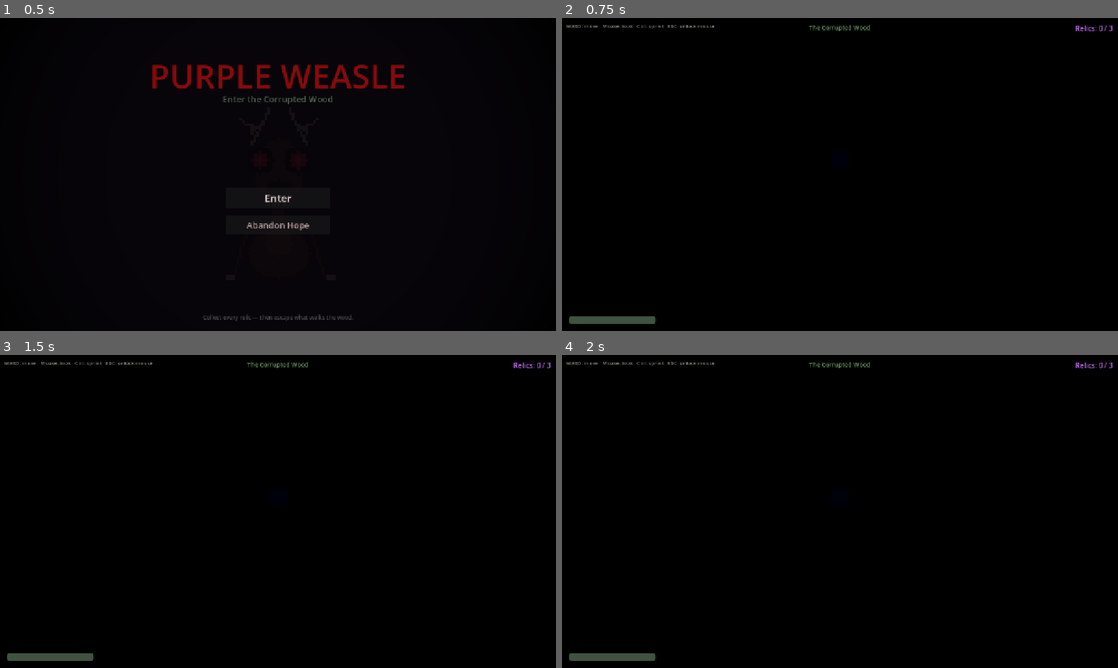
Above: before the commit, frames 1-4 (two rows, left to right).
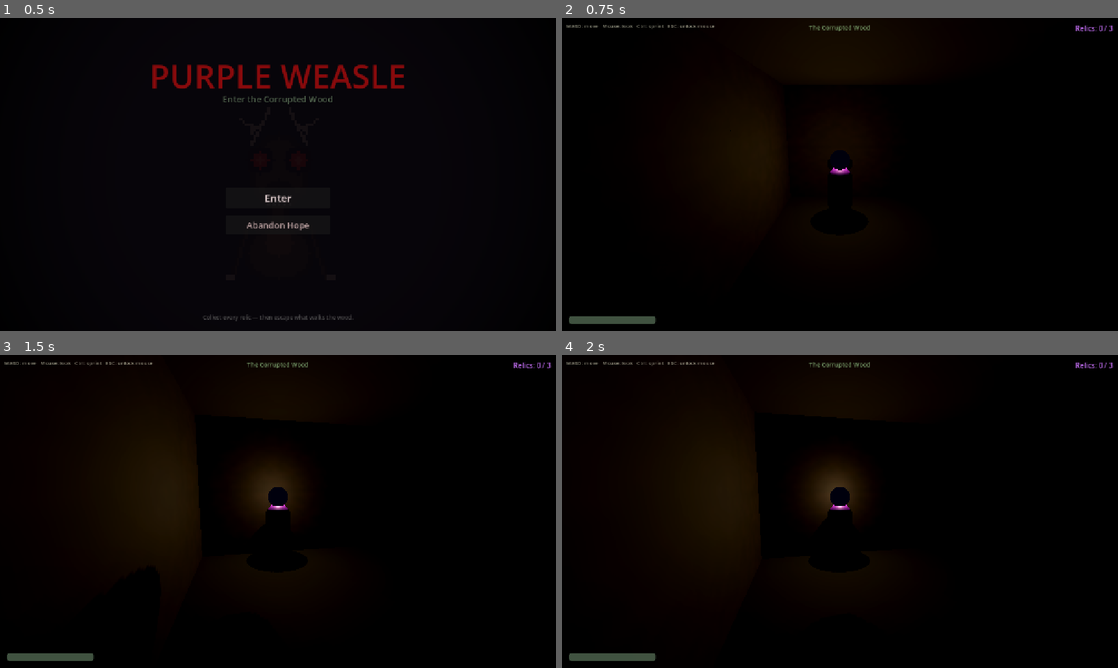
Above: after the commit, the same moments.

Repository: iamsidge/purple-weasle
Game: Godot game, scene res://scenes/main_menu.tscn
Same seed, same stepped clock (60 frames per second), same inputs: the game is played once before the commit and once after it.
Inputs (mouse positions are in pixels of both pictures, inside the frame that each line leads up to):
- Up to frame 1 (0.5 s): no input
- Up to frame 2 (0.75 s): click "Enter" at 0.5 s
- Up to frame 3 (1.5 s): tap Enter at 1.25 s; move the mouse to (305, 511) at 1.27 s; hold W (move_up) from 1.28 s (still down); hold Ctrl (crouch) from 1.28 s (still down)
- Up to frame 4 (2 s): keep holding W (move_up); keep holding Ctrl (crouch)

Frame 1 is identical in both runs. In frame 2, 1.8% of the frame differs, in the area x 29-52%, y 16-58%; in frame 3, 5.5%, in the area x 21-55%, y 25-64%; in frame 4, 5.0%.

Commit message:
Add player lantern + raise ambient — the maze was pitch black
Switching to the third-person player dropped the FPS flashlight, leaving
the weasle with no light source. At the corner spawn no torch is in
range, so the screen was black except the player's faint emissive mesh.

- Added a warm OmniLight3D "Lantern" to player_3d.tscn (energy 3.2,
  range 12 m, shadows on) that travels with the weasle
- Raised level ambient light 0.18 -> 0.35 (slightly warmer tint) so the
  maze is dimly readable beyond the lantern's reach

Verified clean with a headless Godot 4.6.3 pass.

Co-Authored-By: Claude Opus 4.8 <noreply@anthropic.com>

Diff:
--- a/scenes/level_01_3d.tscn
+++ b/scenes/level_01_3d.tscn
@@ -16,8 +16,8 @@
 background_mode = 2
 sky = SubResource("sky")
 ambient_light_source = 2
-ambient_light_color = Color(0.04, 0.06, 0.04, 1)
-ambient_light_energy = 0.18
+ambient_light_color = Color(0.06, 0.08, 0.07, 1)
+ambient_light_energy = 0.35
 fog_enabled = true
 fog_light_color = Color(0.04, 0.06, 0.02, 1)
 fog_light_energy = 0.6
--- a/scenes/player_3d.tscn
+++ b/scenes/player_3d.tscn
@@ -59,6 +59,13 @@
 mesh = SubResource("head_mesh")
 surface_material_override/0 = SubResource("head_mat")
 
+[node name="Lantern" type="OmniLight3D" parent="."]
+position = Vector3(0, 1.5, 0)
+light_color = Color(1.0, 0.82, 0.55, 1)
+light_energy = 3.2
+omni_range = 12.0
+shadow_enabled = true
+
 [node name="CameraPivot" type="Node3D" parent="."]
 position = Vector3(0, 1.1, 0)
 
